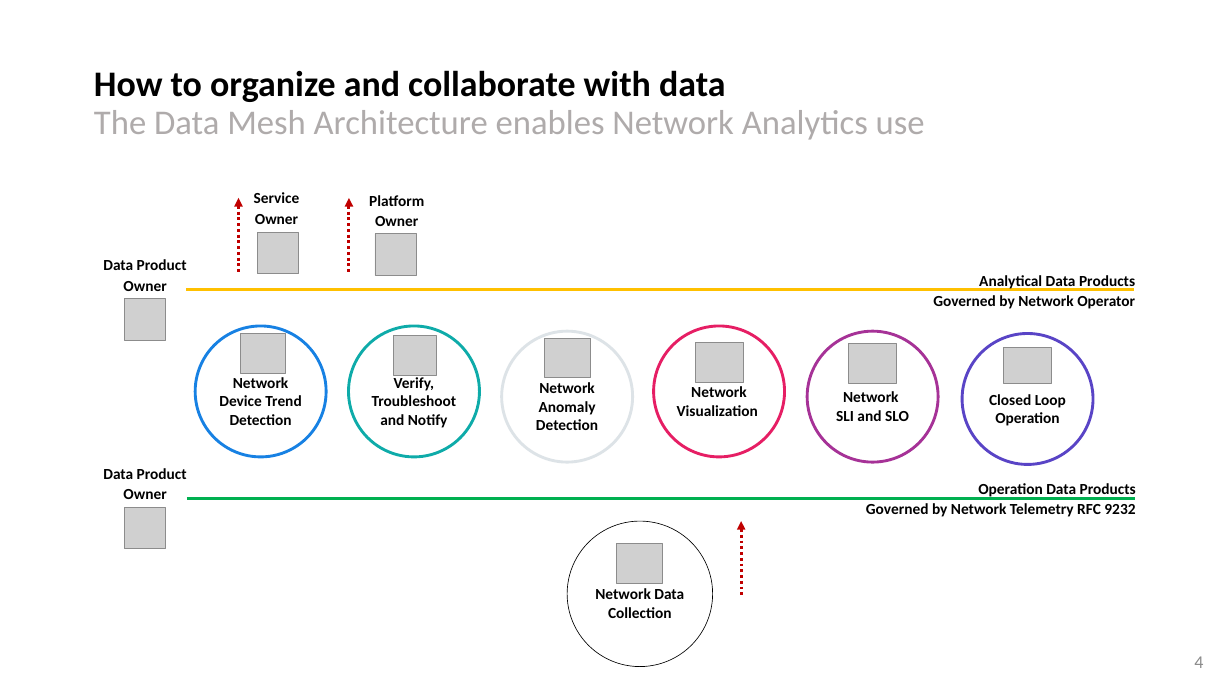
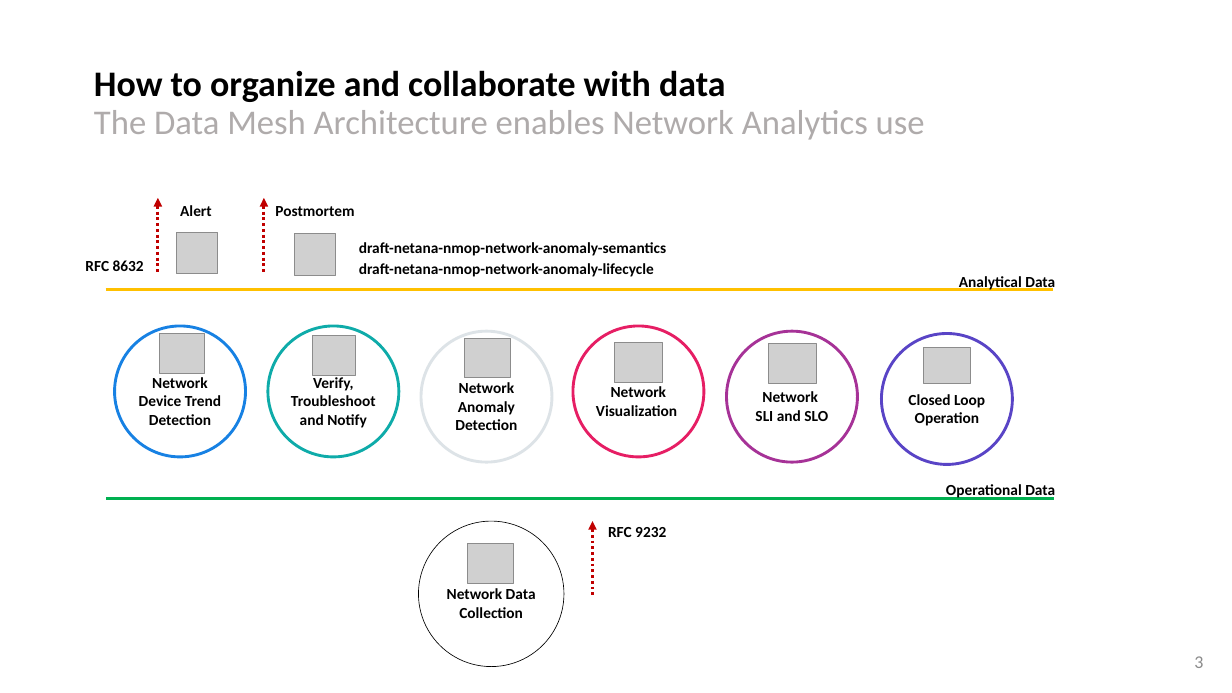
Before and after one commit to network-analytics/ietf-network-analytics-document-status, a slide deck: slide 3 of 119/NMOP/draft-netana-nmop-network-anomaly-semantics-and-lifecycle.pptx (slide 4 before the commit). Drawn at 1232x693 pixels with LibreOffice and Linux fonts; fonts in the diff are those of the drawing; grey boxes stand for pictures. Boxes give left, top, right and bottom in pixels: in the first picture for what was removed or moved away, otherwise in the second. Text is boxed around its words. In the diff, an @@ line names an element or a change of style, - is before the commit and + after.

Commit message:
slides, work in progress

```diff
--- a/119/NMOP/draft-netana-nmop-network-anomaly-semantics-and-lifecycle.pptx
+++ b/119/NMOP/draft-netana-nmop-network-anomaly-semantics-and-lifecycle.pptx
@@ text at <box>180,205,212,216</box>: text changed @@
-Service
-Owner
+Alert
@@ arrow moved from (349, 198) - (349, 274) to (264, 198) - (264, 274) @@
@@ text at <box>275,206,354,216</box>: text changed @@
-Platform Owner
+Postmortem
@@ text added at <box>85,260,144,271</box>, 12 pt, text #000000, bold @@
+RFC 8632
@@ text removed at <box>103,259,187,291</box> @@
-Data Product Owner
@@ text added at <box>359,242,666,277</box>, 12 pt, text #000000, bold @@
+draft-netana-nmop-network-anomaly-semantics
+draft-netana-nmop-network-anomaly-lifecycle
@@ 8 pictures, 6 ellipses, 2 lines, 1 arrow: place and size @@
-8 pictures, 6 ellipses, 2 lines, 1 arrow at <box>187,198,1135,499</box>
+8 pictures, 6 ellipses, 2 lines, 1 arrow at <box>105,198,1055,499</box>
@@ picture removed at <box>125,299,166,340</box> @@
@@ text at <box>959,276,1055,291</box>: text changed @@
-Analytical Data Products
-Governed by Network Operator
+Analytical Data
@@ text removed at <box>103,468,187,499</box> @@
-Data Product Owner
@@ picture removed at <box>125,507,166,549</box> @@
@@ text at <box>946,484,1055,500</box>: text changed @@
-Operation Data Products
-Governed by Network Telemetry RFC 9232
+Operational Data
@@ 1 picture, 1 ellipse, 1 arrow: place and size @@
-1 picture, 1 ellipse, 1 arrow at <box>567,521,741,666</box>
+1 picture, 1 ellipse, 1 arrow at <box>419,521,592,666</box>
@@ text added at <box>608,527,666,537</box>, 12 pt, text #000000, bold @@
+RFC 9232
@@ page number at <box>1194,656,1203,668</box>: text changed @@
-4
+3
```
Also in this commit, not shown: 1 other slide changed, 3 slides removed, 3 other files.
